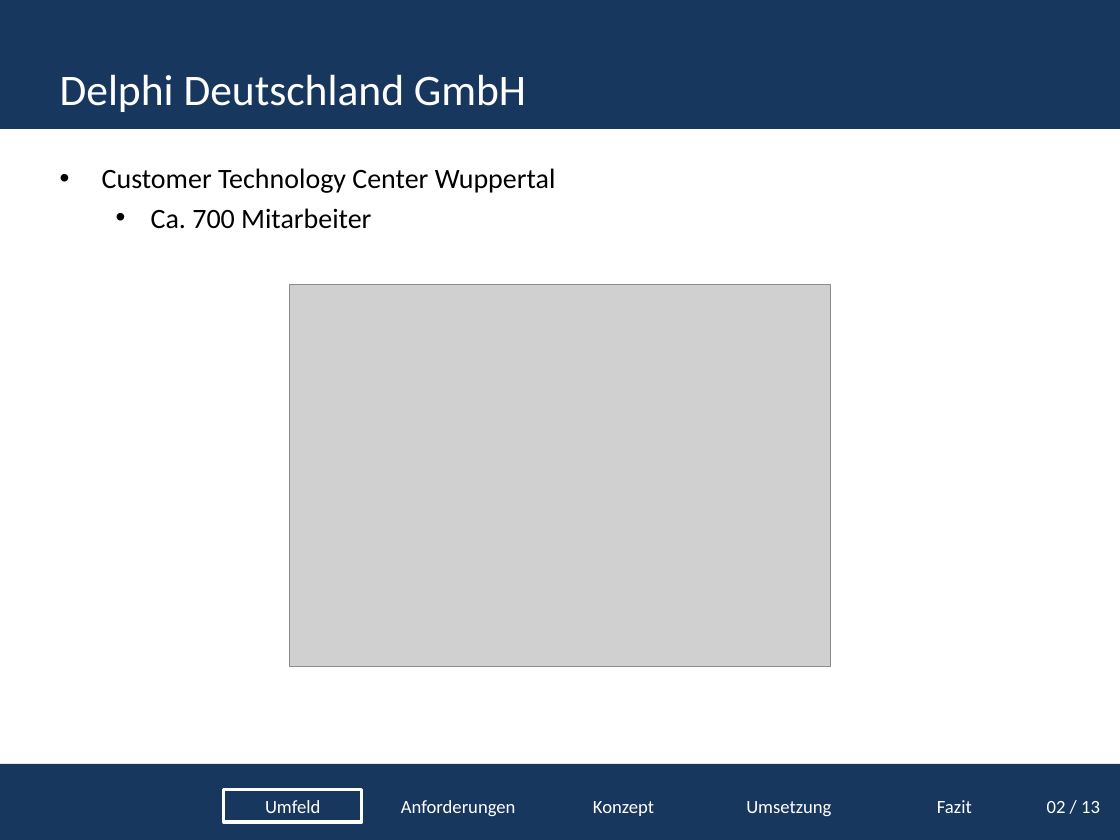
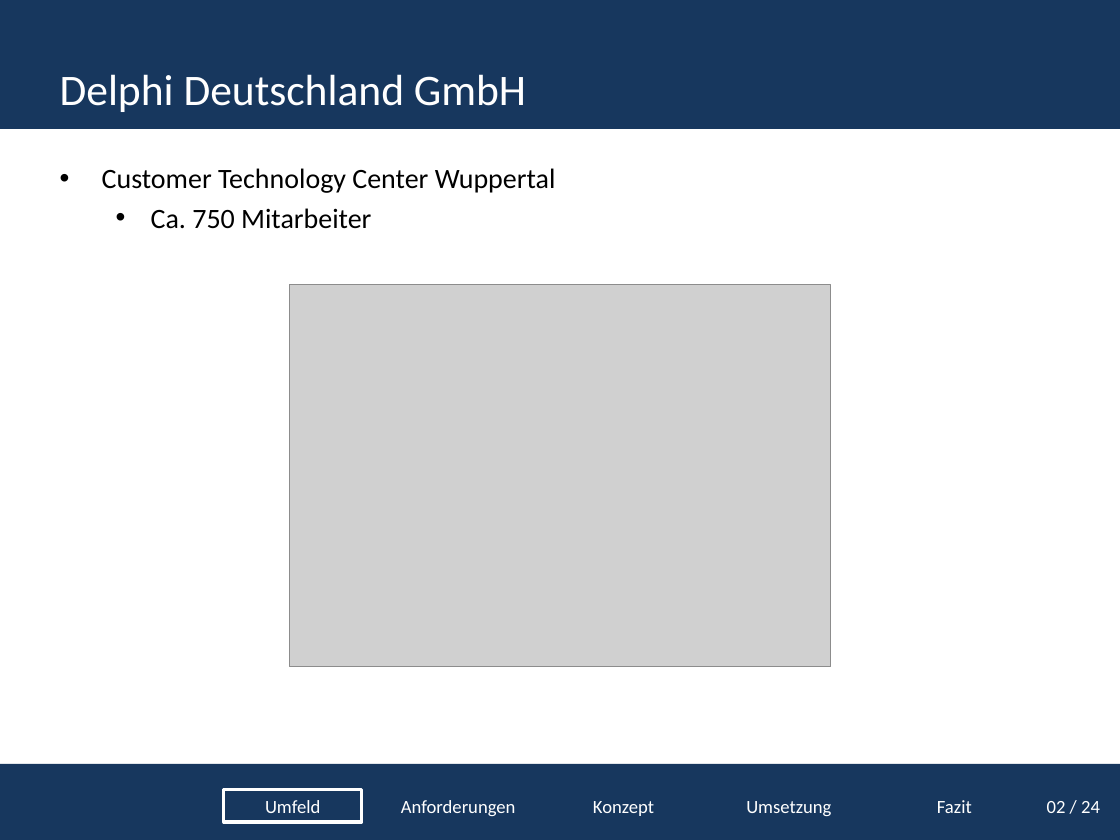
Before and after one commit to tomtom1992/Projektpr-sentation, a slide deck: slide 4 of Projektpräsentation.pptx. Drawn at 1120x840 pixels with LibreOffice and Linux fonts; fonts in the diff are those of the drawing; grey boxes stand for pictures; background and template pictures are left out. Boxes give left, top, right and bottom in pixels: in the first picture for what was removed or moved away, otherwise in the second. Text is boxed around its words. In the diff, an @@ line names an element or a change of style, - is before the commit and + after.

```diff
--- a/Projektpräsentation.pptx
+++ b/Projektpräsentation.pptx
@@ text at (151, 208, 371, 229): text changed @@
-  • Ca. 700 Mitarbeiter
+  • Ca. 750 Mitarbeiter
@@ text at (1047, 801, 1100, 813): text changed @@
-02 / 13
+02 / 24
```
Also in this commit, not shown: 26 other slides changed.
